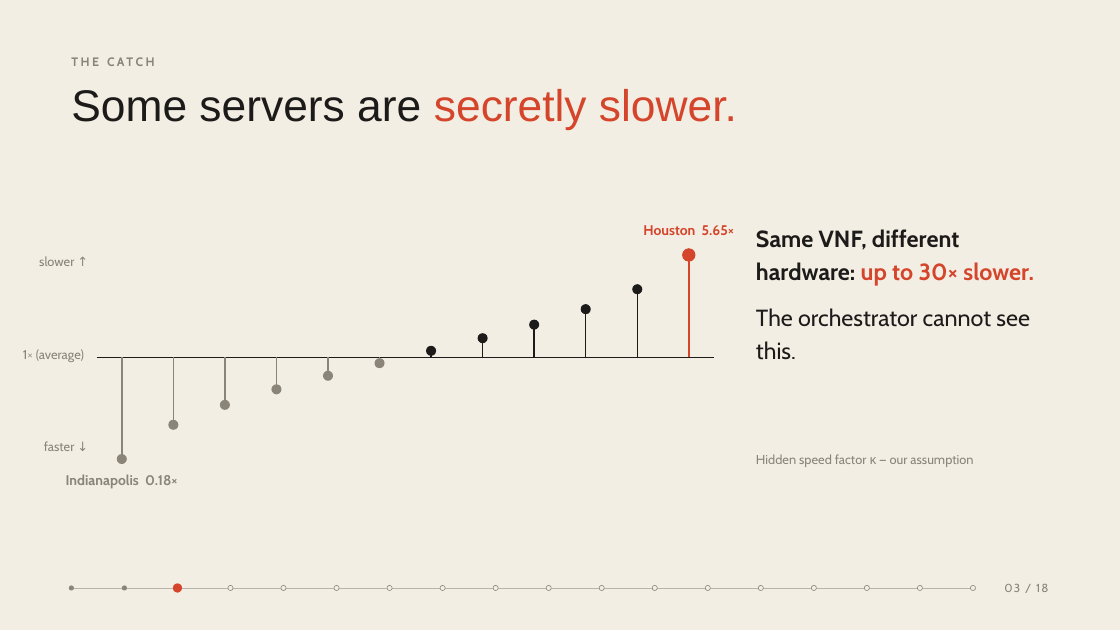
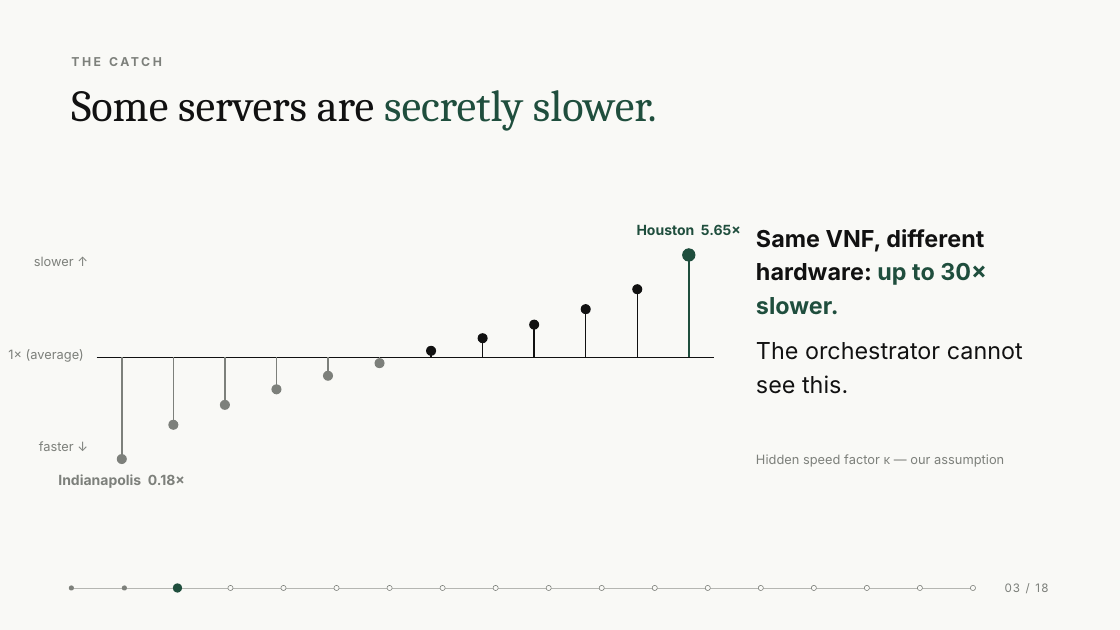
Before and after one commit to kalembasi/traffic-aware-vnf-placement-KDN, a slide deck: slide 3 of presentation/slides.pptx. Drawn at 1120x630 pixels with LibreOffice and Linux fonts; fonts in the diff are those of the drawing. Boxes give left, top, right and bottom in pixels: in the first picture for what was removed or moved away, otherwise in the second. Text is boxed around its words. In the diff, an @@ line names an element or a change of style, - is before the commit and + after.

Commit message:
presentation v2

```diff
--- a/presentation/slides.pptx
+++ b/presentation/slides.pptx
@@ background #F3EEE4 to #F9F9F6 @@
@@ text "Some servers are secretly slower." at bbox=[71, 90, 657, 131]: font Arial to Cambria; text colour #1C1B19 to #111111 in "Some servers are"; text colour #D4452B to #1F4E3D in "secretly slower." @@
@@ text "Houston 5.65×" at bbox=[637, 224, 741, 235]: font Cabin to Inter, text colour #D4452B to #1F4E3D @@
@@ text "Same VNF, different hardware: up ..." at bbox=[756, 229, 1023, 394]: font Cabin to Inter; text colour #1C1B19 to #111111 in "Same VNF, different hardware:", "The orchestrator cannot see this."; text colour #D4452B to #1F4E3D in "up to 30× slower." @@
@@ ellipse at bbox=[682, 249, 696, 262]: fill #D4452B to #1F4E3D @@
@@ line (689, 357) - (689, 255): stroke #D4452B 2 pt to #1F4E3D 2 pt @@
@@ fill #1C1B19 to #111111 in 5 elements at bbox=[426, 346, 436, 356], bbox=[478, 334, 488, 344], bbox=[529, 320, 539, 330], bbox=[581, 304, 591, 314], bbox=[633, 284, 643, 294] @@
@@ line (638, 357) - (638, 289): stroke #1C1B19 1.25 pt to #111111 1.25 pt @@
@@ line (534, 357) - (534, 325): stroke #1C1B19 1.25 pt to #111111 1.25 pt @@
@@ line (586, 357) - (586, 309): stroke #1C1B19 1.25 pt to #111111 1.25 pt @@
@@ line (97, 357) - (714, 357): stroke #1C1B19 0.75 pt to #111111 0.75 pt @@
@@ line (122, 357) - (122, 459): stroke #8A8578 1.25 pt to #7D807B 1.25 pt @@
@@ line (173, 357) - (173, 425): stroke #8A8578 1.25 pt to #7D807B 1.25 pt @@
@@ line (225, 357) - (225, 405): stroke #8A8578 1.25 pt to #7D807B 1.25 pt @@
@@ line (276, 357) - (276, 389): stroke #8A8578 1.25 pt to #7D807B 1.25 pt @@
@@ line (328, 357) - (328, 376): stroke #8A8578 1.25 pt to #7D807B 1.25 pt @@
@@ fill #8A8578 to #7D807B in 8 elements at bbox=[69, 586, 74, 591], bbox=[122, 586, 127, 591], bbox=[117, 454, 127, 464], bbox=[168, 420, 178, 430], bbox=[220, 400, 230, 410], bbox=[271, 384, 281, 394], bbox=[323, 371, 333, 381], bbox=[375, 358, 385, 368] @@
@@ line (380, 357) - (380, 363): stroke #8A8578 1.25 pt to #7D807B 1.25 pt @@
@@ line (431, 357) - (431, 351): stroke #1C1B19 1.25 pt to #111111 1.25 pt @@
@@ line (483, 357) - (483, 339): stroke #1C1B19 1.25 pt to #111111 1.25 pt @@
@@ font Cabin to Inter, text colour #8A8578 to #7D807B in 7 elements at bbox=[71, 52, 828, 77], bbox=[1005, 583, 1048, 592], bbox=[8, 349, 84, 362], bbox=[58, 474, 185, 488], bbox=[34, 257, 74, 266], bbox=[39, 441, 74, 451], bbox=[756, 454, 1004, 467] @@
@@ line (71, 588) - (973, 588): stroke #B9B4A9 0.5 pt to #B5B6B2 0.5 pt @@
@@ ellipse at bbox=[173, 584, 182, 593]: fill #D4452B to #1F4E3D @@
@@ fill #F3EEE4 to #F9F9F6; outline #8A8578 0.5 pt to #7D807B 0.5 pt in 15 elements at bbox=[228, 586, 233, 591], bbox=[281, 586, 287, 591], bbox=[334, 586, 339, 591], bbox=[387, 586, 392, 591], bbox=[440, 586, 445, 591], bbox=[493, 586, 498, 591], bbox=[546, 586, 551, 591], bbox=[599, 586, 604, 591], bbox=[652, 586, 657, 591], bbox=[706, 586, 711, 591], bbox=[759, 586, 764, 591], bbox=[812, 586, 817, 591], bbox=[865, 586, 870, 591], bbox=[918, 586, 923, 591], bbox=[970, 586, 975, 591] @@
```
Also in this commit, not shown: 17 other slides changed, 3 slides added, 2 slides removed, 19 other files.
